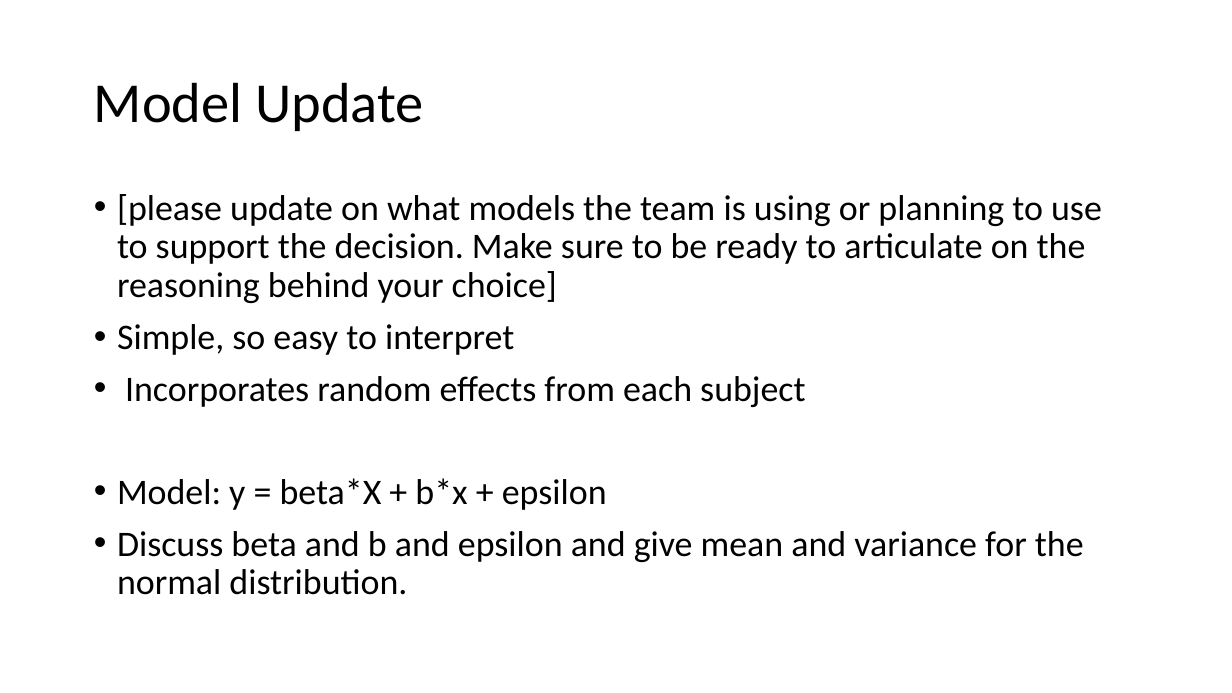
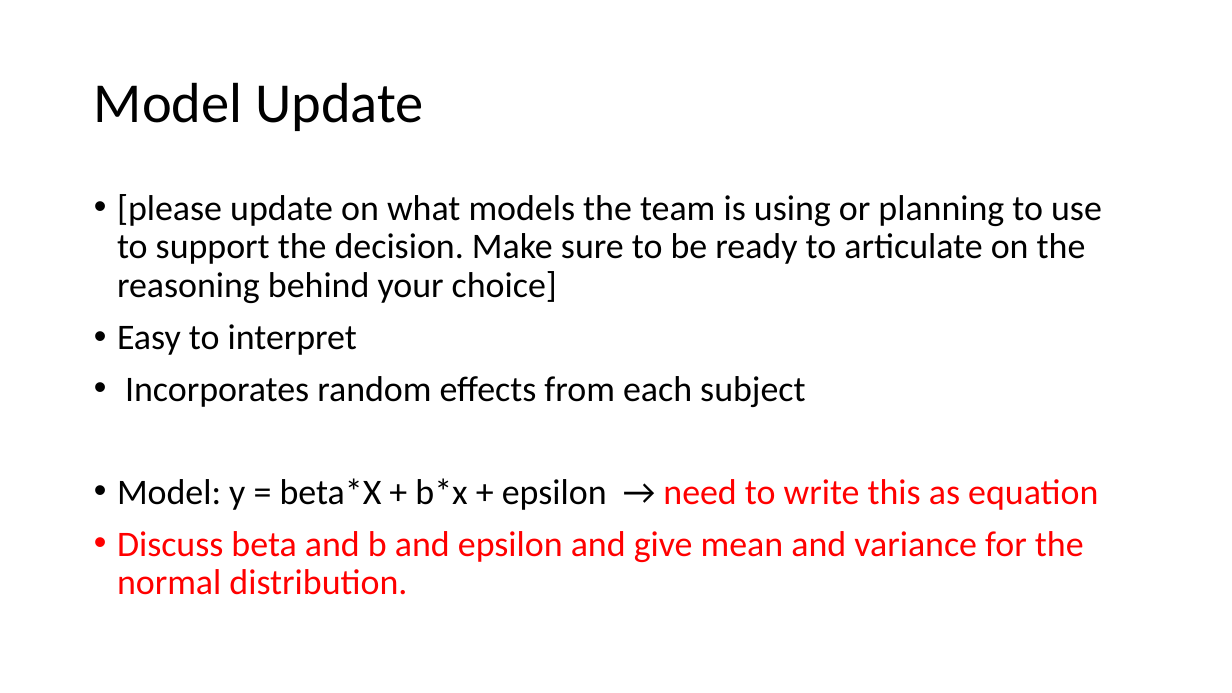
Before and after one commit to donaldsonm731/Asthma_Prediction, a slide deck: slide 12 of Mid_Semester_Pres.pptx. Drawn at 1232x693 pixels with LibreOffice and Linux fonts; fonts in the diff are those of the drawing. Boxes give left, top, right and bottom in pixels: in the first picture for what was removed or moved away, otherwise in the second. Text is boxed around its words. In the diff, an @@ line names an element or a change of style, - is before the commit and + after.

```diff
--- a/Mid_Semester_Pres.pptx
+++ b/Mid_Semester_Pres.pptx
@@ text at (117, 324, 357, 355): text changed @@
-• Simple, so easy to interpret
+• Easy to interpret
@@ text at (117, 478, 1098, 510): text changed @@
-• Model: y = beta*X + b*x + epsilon
+• Model: y = beta*X + b*x + epsilon → need to write this as equation
@@ text at (117, 531, 1084, 595): text colour #000000 to #FF0000 in "Discuss beta and b and epsilon and ..." @@
```
Also in this commit, not shown: 6 other slides changed, 4 other files.
